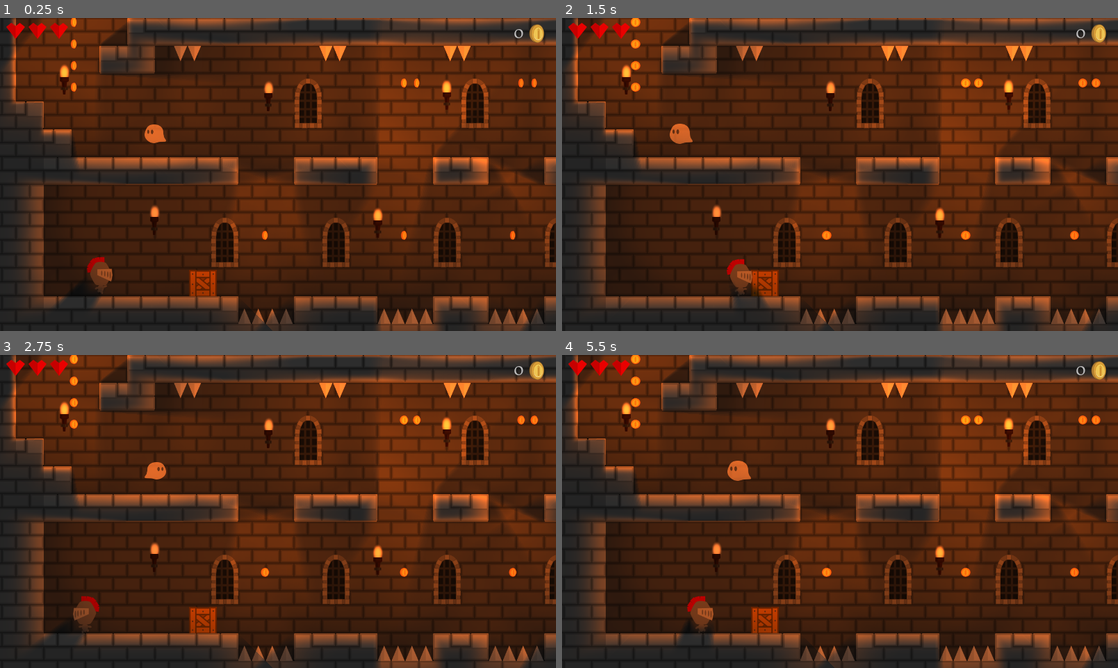
Above: before the commit, frames 1-4 (two rows, left to right).
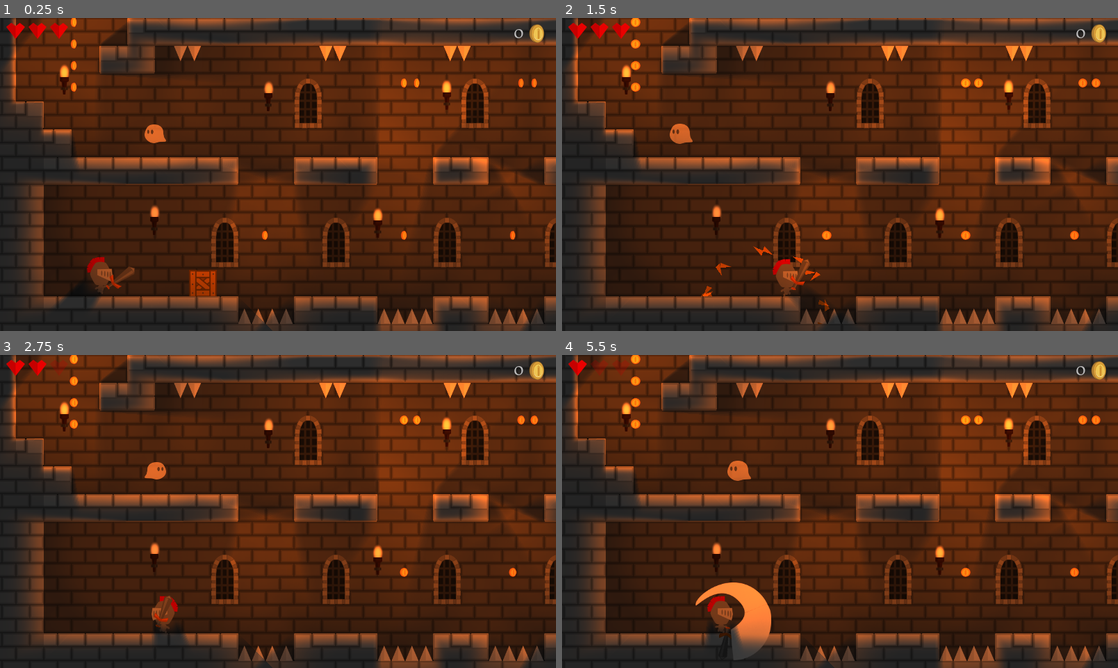
Above: after the commit, the same moments.

Repository: PhilDev22/Godot_platformer
Game: Godot game, scene res://Stages/Stage2.tscn
Same seed, same stepped clock (60 frames per second), same inputs: the game is played once before the commit and once after it. This scene is started directly instead of the project's main scene.
Inputs:
- Up to frame 1 (0.25 s): no input
- Up to frame 2 (1.5 s): hold Space (ui_select) 0.53-1.28 s; hold Right (ui_right) from 0.53 s (still down); tap Space (ui_select) at 1.35 s
- Up to frame 3 (2.75 s): tap Space (ui_select) at 1.52, 1.82 s; release Right (ui_right) at 2.03 s; hold Left (ui_left) from 2.03 s (still down); hold Space (ui_select) from 2.03 s (still down)
- Up to frame 4 (5.5 s): release Left (ui_left) at 2.78 s; release Space (ui_select) at 2.78 s; hold Right (ui_right) 2.78-4.28 s; tap Space (ui_select) at 2.85, 3.02, 3.32, 4.35, 4.52, 4.82 s; hold Space (ui_select) 3.53-4.28 s; hold Left (ui_left) 4.28-5.03 s; hold Right (ui_right) from 5.03 s (still down); hold Space (ui_select) from 5.03 s (still down)

The runs differ from the first frame. In frame 1, 0.1% of the frame differs, in the area x 19-25%, y 79-87%; in frame 2, 1.7%; in frame 3, 1.7%; in frame 4, 2.6%, in the area x 5-49%, y 1-98%.
Error after the commit: Parse Error: Mixed tabs and spaces in indentation. (res://Scenes/Global.gd:42)

Commit message:
Added sounds; Resetting woodboxes when restarting level

Diff:
--- a/Scenes/Coin.tscn
+++ b/Scenes/Coin.tscn
@@ -23,9 +23,7 @@
 custom_solver_bias = 0.0
 radius = 11.9854
 
-[node name="Coin" type="Node2D" index="0" groups=[
-"Coins",
-]]
+[node name="Coin" type="Node2D"]
 
 [node name="AnimatedSprite" type="AnimatedSprite" parent="." index="0"]
 
--- a/Scenes/Global.gd
+++ b/Scenes/Global.gd
@@ -35,6 +35,12 @@
 	current_sword_id = -1
 	load_next_level()
 
+func reset_woodboxes():
+	var environment_node = current_scene.get_node("Environment")
+	if environment_node != null:
+		for woodbox in environment_node.get_children():
+	        woodbox.reset()
+
 func set_sword_id(id):
 	current_sword_id = id
 
--- a/Scenes/Player.gd
+++ b/Scenes/Player.gd
@@ -57,7 +57,8 @@
 
 			# jump
 			if Input.is_action_pressed("ui_up"):
-				_move_up(true)
+				_move_up(true, true)
+
 
 			if is_on_floor():
 				on_ground = true
@@ -96,10 +97,12 @@
 		$AnimatedSprite.play("run")
 		_flip_horizontal(false)
 
-func _move_up(when_on_ground):
+func _move_up(when_on_ground, play_sound):
 	if !when_on_ground or (when_on_ground and on_ground):
 		velocity.y = JUMP_POWER
 		on_ground = false
+		if play_sound:
+			$Sounds/AudioStreamPlayer_Jump.playing = true
 
 func _set_idle():
 	velocity.x = 0
@@ -159,7 +162,7 @@
 
 func _spring_back():
 	$AnimatedSprite/AnimationPlayer.play("got_hurt")
-	_move_up(false)
+	_move_up(false, false)
 	spring_back = true
 
 func _got_hurt(amount):
@@ -171,6 +174,8 @@
 		else:
 			_spring_back()
 			_update_gui_lifes()
+			$Sounds/AudioStreamPlayer_Hit.playing = true
+
 
 func _got_hurt_by_enemy(enemy_area):
 	if not enemy_area.get_owner().dead:
@@ -178,6 +183,7 @@
 
 func _collect_key(area):
 	area.get_parent().visible = false
+	$Sounds/AudioStreamPlayer_Key.playing = true
 	has_key = true
 
 func _collect_potion_small(area):
@@ -202,6 +208,7 @@
 func on_close_item_popup():
 	popup_active = false
 	$Particles2D.emitting = true
+	$Sounds/AudioStreamPlayer_NewSword.playing = true
 
 # load popup for choosing new item, depending on current stage
 func _show_item_popup():
@@ -221,6 +228,7 @@
 func _collect_coin(area):
 	area.get_owner().queue_free()
 	get_node("/root/Global").add_coin(1)
+	$Sounds/AudioStreamPlayer_Coin.playing = true
 
 #reduce lifes, stop movement, play death animation
 func _die():
@@ -229,12 +237,15 @@
 	dead = true
 	velocity.x = 0
 	$AnimatedSprite.play("dead")
+	$Sounds/AudioStreamPlayer_Die.playing = true
+
 
 func _respawn():
 	dead = false
 	position = get_parent().get_node("Area2D_Start").position
 	_flip_horizontal(false)
 	_reset()
+	get_node("/root/Global").reset_woodboxes()
 
 func _flip_horizontal(flip_left):
 	if flip_left != is_flipped_left:
--- a/Scenes/Player.tscn
+++ b/Scenes/Player.tscn
@@ -6,12 +6,19 @@
 [ext_resource path="res://Assets/knight_animation/idle2.png" type="Texture" id=4]
 [ext_resource path="res://Assets/knight_animation/idle3.png" type="Texture" id=5]
 [ext_resource path="res://Assets/knight_animation/dead0.png" type="Texture" id=6]
-[ext_resource path="res://Assets/knight_animation/run0.png" type="Texture" id=7]
-[ext_resource path="res://Assets/knight_animation/run1.png" type="Texture" id=8]
-[ext_resource path="res://Assets/knight_animation/jump0.png" type="Texture" id=9]
+[ext_resource path="res://Assets/knight_animation/jump0.png" type="Texture" id=7]
+[ext_resource path="res://Assets/knight_animation/run0.png" type="Texture" id=8]
+[ext_resource path="res://Assets/knight_animation/run1.png" type="Texture" id=9]
 [ext_resource path="res://Scenes/Sword.tscn" type="PackedScene" id=10]
 [ext_resource path="res://Assets/heart.png" type="Texture" id=11]
 [ext_resource path="res://Assets/particles/particle_yellow_star.png" type="Texture" id=12]
+[ext_resource path="res://Assets/sounds/player_dead.wav" type="AudioStream" id=13]
+[ext_resource path="res://Assets/sounds/player_jump.ogg" type="AudioStream" id=14]
+[ext_resource path="res://Assets/sounds/player_hit.wav" type="AudioStream" id=15]
+[ext_resource path="res://Assets/sounds/Collect_Point_00.ogg" type="AudioStream" id=16]
+[ext_resource path="res://Assets/sounds/music_jewels.ogg" type="AudioStream" id=17]
+[ext_resource path="res://Assets/sounds/Jingle_Achievement_01.wav" type="AudioStream" id=18]
+[ext_resource path="res://Assets/sounds/glass_05.ogg" type="AudioStream" id=19]
 
 [sub_resource type="RectangleShape2D" id=1]
 
@@ -31,20 +38,20 @@
 "name": "dead",
 "speed": 0.0
 }, {
-"frames": [ ExtResource( 7 ), ExtResource( 8 ) ],
+"frames": [ ExtResource( 7 ) ],
+"loop": false,
+"name": "jump",
+"speed": 0.0
+}, {
+"frames": [ ExtResource( 8 ), ExtResource( 9 ) ],
 "loop": true,
 "name": "run",
 "speed": 7.0
 }, {
-"frames": [ ExtResource( 9 ) ],
+"frames": [ ExtResource( 7 ) ],
 "loop": false,
 "name": "fall",
 "speed": 5.0
-}, {
-"frames": [ ExtResource( 9 ) ],
-"loop": false,
-"name": "jump",
-"speed": 0.0
 } ]
 
 [sub_resource type="Animation" id=3]
@@ -223,7 +230,6 @@
 
 frames = SubResource( 2 )
 animation = "idle"
-frame = 2
 playing = true
 _sections_unfolded = [ "Transform" ]
 
@@ -291,4 +297,73 @@
 v_frames = 1
 _sections_unfolded = [ "Drawing", "Process Material", "Textures", "Time", "Transform", "Z Index" ]
 
+[node name="Sounds" type="Node2D" parent="." index="7"]
+
+[node name="AudioStreamPlayer_Die" type="AudioStreamPlayer2D" parent="Sounds" index="0"]
+
+stream = ExtResource( 13 )
+volume_db = 0.0
+pitch_scale = 1.0
+autoplay = false
+max_distance = 2000.0
+attenuation = 1.0
+bus = "Master"
+area_mask = 1
+
+[node name="AudioStreamPlayer_Jump" type="AudioStreamPlayer" parent="Sounds" index="1"]
+
+stream = ExtResource( 14 )
+volume_db = 0.0
+pitch_scale = 1.0
+autoplay = false
+mix_target = 0
+bus = "Master"
+
+[node name="AudioStreamPlayer_Hit" type="AudioStreamPlayer2D" parent="Sounds" index="2"]
+
+stream = ExtResource( 15 )
+volume_db = 0.0
+pitch_scale = 1.0
+autoplay = false
+max_distance = 2000.0
+attenuation = 1.0
+bus = "Master"
+area_mask = 1
+
+[node name="AudioStreamPlayer_Coin" type="AudioStreamPlayer" parent="Sounds" index="3"]
+
+stream = ExtResource( 16 )
+volume_db = 0.0
+pitch_scale = 1.0
+autoplay = false
+mix_target = 0
+bus = "Master"
+
+[node name="AudioStreamPlayer_Music" type="AudioStreamPlayer" parent="Sounds" index="4"]
+
+stream = ExtResource( 17 )
+volume_db = 0.0
+pitch_scale = 1.0
+autoplay = true
+mix_target = 0
+bus = "Master"
+
+[node name="AudioStreamPlayer_NewSword" type="AudioStreamPlayer" parent="Sounds" index="5"]
+
+stream = ExtResource( 18 )
+volume_db = 0.0
+pitch_scale = 1.0
+autoplay = false
+mix_target = 0
+bus = "Master"
+
+[node name="AudioStreamPlayer_Key" type="AudioStreamPlayer" parent="Sounds" index="6"]
+
+stream = ExtResource( 19 )
+volume_db = 0.0
+pitch_scale = 1.0
+autoplay = false
+mix_target = 0
+bus = "Master"
+
 [connection signal="area_entered" from="Area2D" to="." method="_on_Area2D_area_entered"]
--- a/Scenes/Sword.tscn
+++ b/Scenes/Sword.tscn
@@ -1,9 +1,10 @@
-[gd_scene load_steps=8 format=2]
+[gd_scene load_steps=9 format=2]
 
 [ext_resource path="res://Scenes/Sword.gd" type="Script" id=1]
 [ext_resource path="res://Assets/items/swords/weapon1.png" type="Texture" id=2]
 [ext_resource path="res://Assets/sword/swoosh_part1.png" type="Texture" id=3]
 [ext_resource path="res://Assets/sword/swoosh_part2.png" type="Texture" id=4]
+[ext_resource path="res://Assets/sounds/sword.wav" type="AudioStream" id=5]
 
 [sub_resource type="Animation" id=1]
 
@@ -109,6 +110,18 @@
 "transitions": PoolRealArray(  ),
 "values": [  ]
 }
+tracks/8/type = "value"
+tracks/8/path = NodePath("../AudioStreamPlayer_Swoosh:playing")
+tracks/8/interp = 1
+tracks/8/loop_wrap = true
+tracks/8/imported = false
+tracks/8/enabled = true
+tracks/8/keys = {
+"times": PoolRealArray( 0, 0.1, 0.25 ),
+"transitions": PoolRealArray( 1, 1, 1 ),
+"update": 1,
+"values": [ false, true, false ]
+}
 
 [sub_resource type="Animation" id=2]
 
@@ -220,6 +233,17 @@
 texture = ExtResource( 4 )
 _sections_unfolded = [ "Transform", "Visibility" ]
 
+[node name="AudioStreamPlayer_Swoosh" type="AudioStreamPlayer2D" parent="." index="2"]
+
+stream = ExtResource( 5 )
+volume_db = 0.0
+pitch_scale = 1.0
+autoplay = false
+max_distance = 2000.0
+attenuation = 1.0
+bus = "Master"
+area_mask = 1
+
 [connection signal="animation_finished" from="Sprite/AnimationPlayer" to="." method="_on_AnimationPlayer_animation_finished"]
 
 [connection signal="area_entered" from="Sprite/Area2D_Sword" to="." method="_on_Area2D_Sword_area_entered"]
--- a/Scenes/Woodbox.gd
+++ b/Scenes/Woodbox.gd
@@ -5,7 +5,13 @@
 func hit():
 	if not hit:
 		$AnimationPlayer.play("open")
+		$AudioStreamPlayer.playing = true
 		hit = true
 
 func _destroy():
-	queue_free()
+	#queue_free()
+	pass
+
+func reset():
+	hit = false
+	$AnimationPlayer.play("reset")
--- a/Scenes/Woodbox.tscn
+++ b/Scenes/Woodbox.tscn
@@ -1,8 +1,9 @@
-[gd_scene load_steps=8 format=2]
+[gd_scene load_steps=10 format=2]
 
 [ext_resource path="res://Scenes/Woodbox.gd" type="Script" id=1]
 [ext_resource path="res://Assets/wood_box.png" type="Texture" id=2]
 [ext_resource path="res://Assets/particles/particle_wood.png" type="Texture" id=3]
+[ext_resource path="res://Assets/sounds/impactwood08.ogg" type="AudioStream" id=4]
 
 [sub_resource type="RectangleShape2D" id=1]
 
@@ -105,12 +106,43 @@
 "values": [ false ]
 }
 
-[sub_resource type="RectangleShape2D" id=4]
+[sub_resource type="Animation" id=4]
+
+resource_name = "reset"
+length = 1.0
+loop = false
+step = 0.1
+tracks/0/type = "value"
+tracks/0/path = NodePath("Sprite/RigidBody2D/CollisionShape2D:disabled")
+tracks/0/interp = 1
+tracks/0/loop_wrap = true
+tracks/0/imported = false
+tracks/0/enabled = true
+tracks/0/keys = {
+"times": PoolRealArray( 0 ),
+"transitions": PoolRealArray( 1 ),
+"update": 1,
+"values": [ false ]
+}
+tracks/1/type = "value"
+tracks/1/path = NodePath("Sprite:visible")
+tracks/1/interp = 1
+tracks/1/loop_wrap = true
+tracks/1/imported = false
+tracks/1/enabled = true
+tracks/1/keys = {
+"times": PoolRealArray( 0 ),
+"transitions": PoolRealArray( 1 ),
+"update": 1,
+"values": [ true ]
+}
+
+[sub_resource type="RectangleShape2D" id=5]
 
 custom_solver_bias = 0.0
 extents = Vector2( 30.9558, 28.9371 )
 
-[node name="Woodbox" type="Node2D"]
+[node name="Woodbox" type="Node2D" index="0"]
 
 script = ExtResource( 1 )
 
@@ -176,6 +208,7 @@
 playback_default_blend_time = 0.0
 playback_speed = 1.0
 anims/open = SubResource( 3 )
+anims/reset = SubResource( 4 )
 blend_times = [  ]
 
 [node name="Area2D_Destroyable" type="Area2D" parent="." index="3"]
@@ -191,4 +224,13 @@
 
 [node name="CollisionShape2D" type="CollisionShape2D" parent="Area2D_Destroyable" index="0"]
 
-shape = SubResource( 4 )
+shape = SubResource( 5 )
+
+[node name="AudioStreamPlayer" type="AudioStreamPlayer" parent="." index="4"]
+
+stream = ExtResource( 4 )
+volume_db = 0.0
+pitch_scale = 1.0
+autoplay = false
+mix_target = 0
+bus = "Master"
--- a/Stages/Outro.tscn
+++ b/Stages/Outro.tscn
@@ -50,7 +50,7 @@
 } ]
 }
 
-[node name="Outro" type="Node2D" index="0"]
+[node name="Outro" type="Node2D"]
 
 script = ExtResource( 1 )
 
--- a/Stages/Stage1.tscn
+++ b/Stages/Stage1.tscn
@@ -225,6 +225,7 @@
 
 [node name="Coins" type="Node2D" parent="Items" index="0"]
 
+editor/display_folded = true
 script = ExtResource( 9 )
 
 [node name="Coin2" parent="Items/Coins" index="0" instance=ExtResource( 10 )]
--- a/Stages/Stage2.tscn
+++ b/Stages/Stage2.tscn
@@ -330,6 +330,8 @@
 
 [node name="Items" type="Node2D" parent="." index="11"]
 
+editor/display_folded = true
+
 [node name="PotionSmall" parent="Items" index="0" instance=ExtResource( 10 )]
 
 position = Vector2( -30.5641, -97.6804 )
--- a/project.godot
+++ b/project.godot
@@ -10,7 +10,7 @@
 
 [application]
 
-config/name="Platformer"
+config/name="Castle Adventure"
 run/main_scene="res://Stages/Stage0.tscn"
 config/icon="res://icon.png"
 
Not shown, added: Assets/sounds/Collect_Point_00.ogg.import
Not shown, added: Assets/sounds/Jingle_Achievement_01.wav.import
Not shown, added: Assets/sounds/glass_05.ogg.import
Not shown, added: Assets/sounds/impactwood08.ogg.import
Not shown, added: Assets/sounds/music_jewels.ogg.import
Not shown, added: Assets/sounds/player_dead.wav.import
Not shown, added: Assets/sounds/player_hit.wav.import
Not shown, added: Assets/sounds/player_jump.ogg.import
Not shown, added: Assets/sounds/sword.wav.import
Not shown, added: Builds/Castle Adventure.png.import
Not shown: 1 places in Scenes/Player.tscn that only renumber resources
Not shown, added: export_presets.cfg
(and 17 more such lines)
